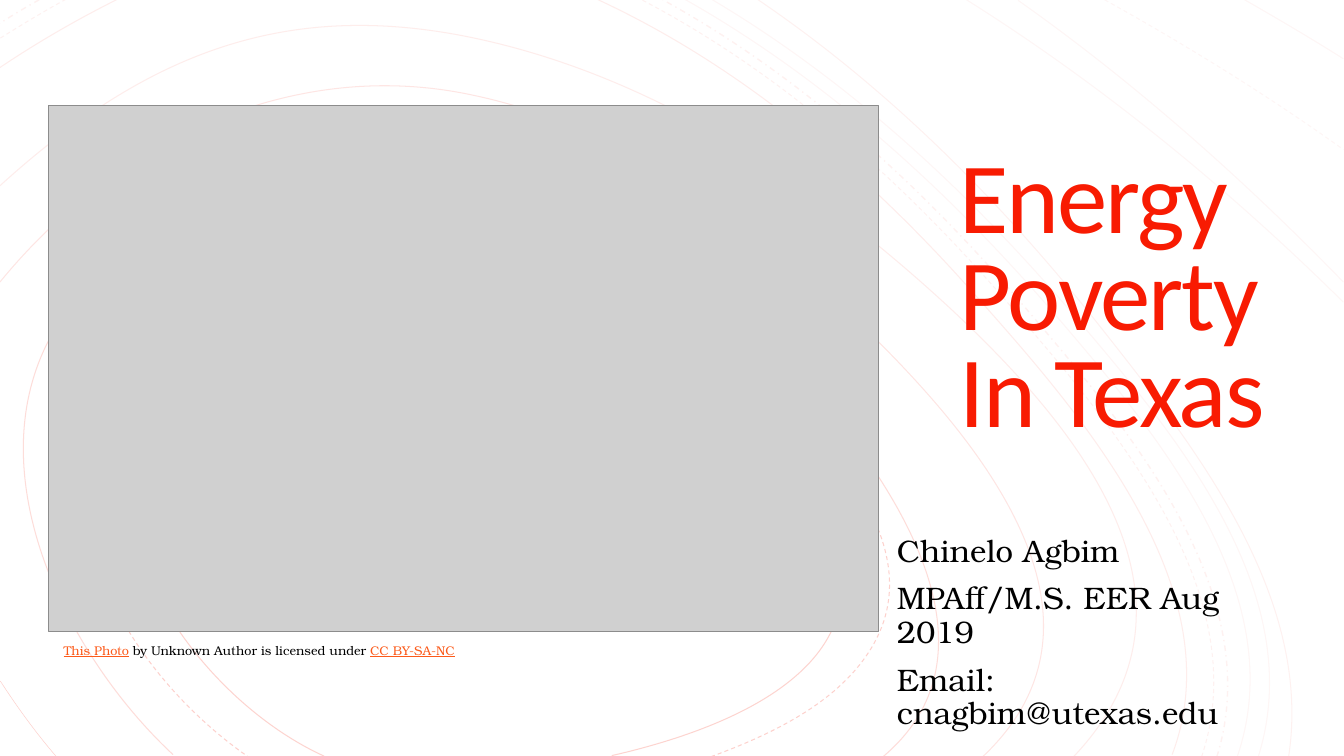
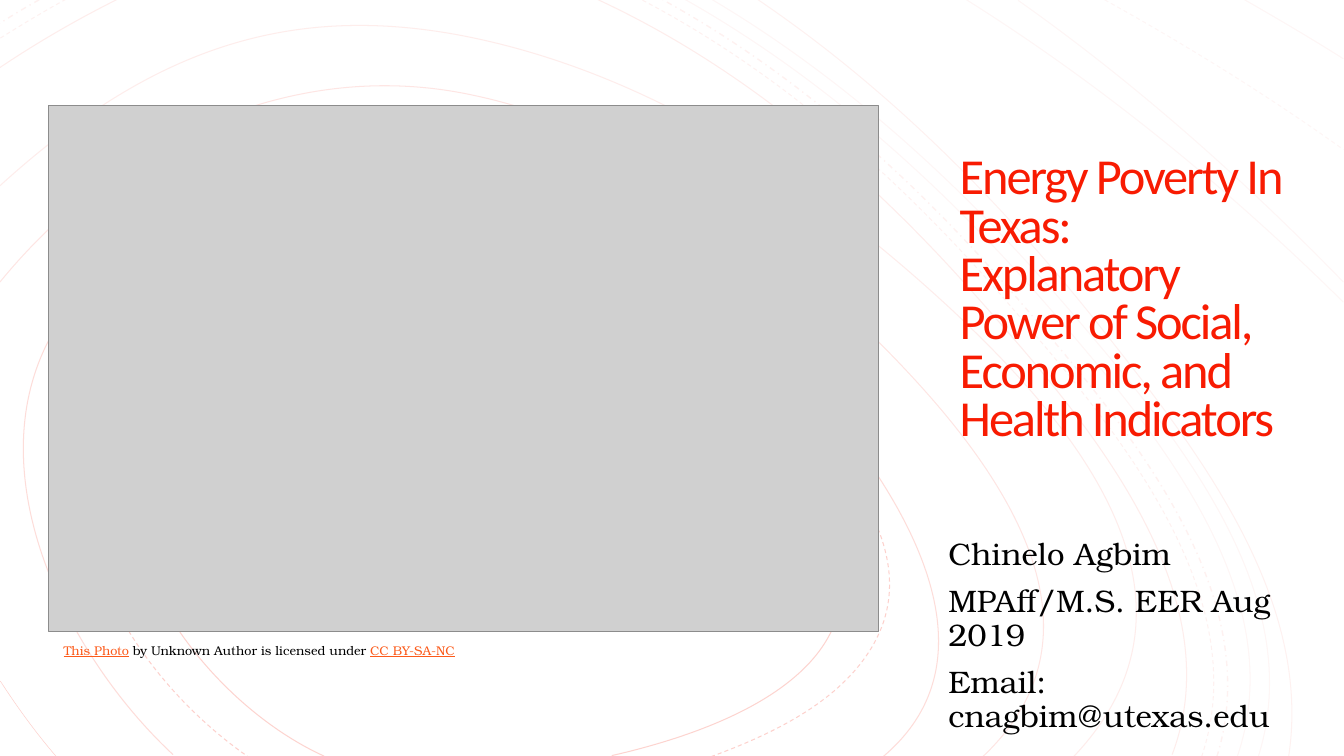
Before and after one commit to cnagbim/Data-Management-Final-Project-Agbim, a slide deck: slide 1 of writing_literature_present/final_presentation.pptx. Drawn at 1344x756 pixels with LibreOffice and Linux fonts; fonts in the diff are those of the drawing; grey boxes stand for pictures. Boxes give left, top, right and bottom in pixels: in the first picture for what was removed or moved away, otherwise in the second. Text is boxed around its words. In the diff, an @@ line names an element or a change of style, - is before the commit and + after.

```diff
--- a/writing_literature_present/final_presentation.pptx
+++ b/writing_literature_present/final_presentation.pptx
@@ title at bbox=[960, 161, 1283, 437]: text changed; size 72 to 36 pt @@
-Energy Poverty In Texas
+Energy Poverty In Texas: Explanatory Power of Social, Economic, and Health Indicators
@@ subtitle "Chinelo Agbim": place and size @@
-subtitle "Chinelo Agbim" at bbox=[897, 539, 1220, 732]
+subtitle "Chinelo Agbim" at bbox=[948, 542, 1271, 735]
```
Also in this commit, not shown: 12 other slides changed, 3 slides added, 3 slides removed, 1 other file.
